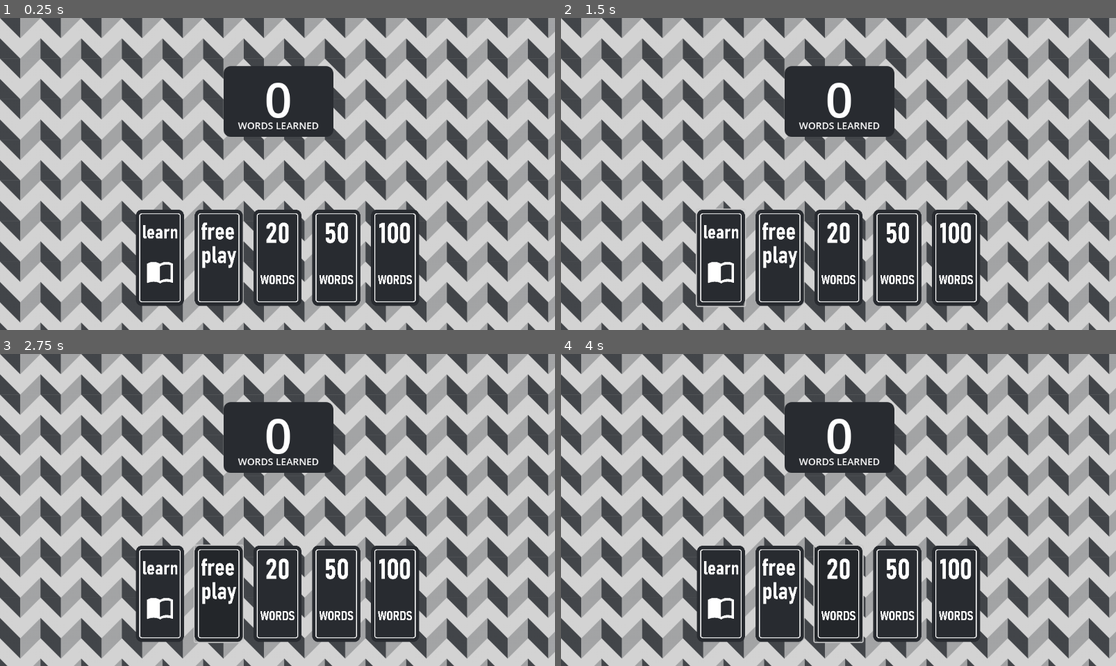
Above: before the commit, frames 1-4 (two rows, left to right).
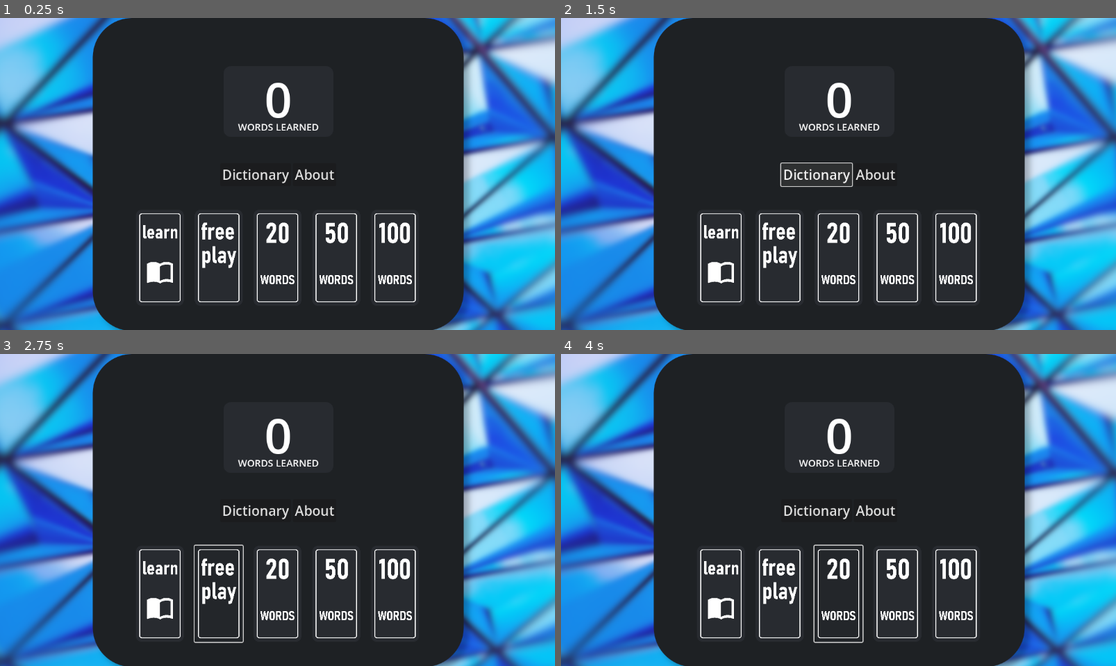
Above: after the commit, the same moments.

Repository: FrancisStudios/flashcards
Game: Godot game, scene res://home.tscn
Two runs of this game, one before a commit and one after it. Both use one fixed random seed, a clock stepped at 60 frames per second and the inputs below.
Inputs (mouse positions are in pixels of both pictures, inside the frame that each line leads up to):
- Up to frame 1 (0.25 s): no input
- Up to frame 2 (1.5 s): click (721, 258) at 0.5 s; click (816, 174) at 1.25 s, where only the run after the commit has a clickable "Dictionary"
- Up to frame 3 (2.75 s): click (216, 594) at 2 s
- Up to frame 4 (4 s): click (877, 510) at 2.75 s, where only the run after the commit has a clickable "About"; click (838, 594) at 3.5 s

The runs differ from the first frame. In frame 1, 82% of the frame differs, in the area x 0-100%, y 0-100%; in frame 2, 82%; in frame 3, 82%; in frame 4, 82%.

Commit message:
added basic buttons + new bg

Diff:
--- a/home.tscn
+++ b/home.tscn
@@ -1,9 +1,10 @@
-[gd_scene load_steps=10 format=3 uid="uid://dwj1hmu2kxjhu"]
+[gd_scene load_steps=11 format=3 uid="uid://dwj1hmu2kxjhu"]
 
 [ext_resource type="Texture2D" uid="uid://f3mycp5hxcrh" path="res://imageres/home-bg.png" id="1_7rpyi"]
 [ext_resource type="Script" path="res://src/menu.gd" id="1_lutdr"]
 [ext_resource type="Theme" uid="uid://bewjv7we810ek" path="res://main-style.tres" id="2_ukui7"]
 [ext_resource type="Theme" uid="uid://bhsxb0kpml2qg" path="res://src/styles/menu-buttons/learn-btn.tres" id="3_me4wh"]
+[ext_resource type="Theme" uid="uid://di1u0eq2ykw6s" path="res://src/styles/menu-buttons/default-buttons-theme.tres" id="4_te6x4"]
 [ext_resource type="Theme" uid="uid://c4jy3i3fqrgc5" path="res://src/styles/menu-buttons/freeplay-btn.tres" id="4_v273t"]
 [ext_resource type="Theme" uid="uid://b7nloi7ruv848" path="res://src/styles/menu-buttons/20.tres" id="5_6ki64"]
 [ext_resource type="Theme" uid="uid://emxtbch5vf8w" path="res://src/styles/menu-buttons/50.tres" id="6_76607"]
@@ -21,13 +22,71 @@
 grow_vertical = 2
 script = ExtResource("1_lutdr")
 
-[node name="NinePatchRect" type="NinePatchRect" parent="."]
+[node name="ParentLayout" type="NinePatchRect" parent="."]
 layout_mode = 0
 offset_right = 1155.0
 offset_bottom = 650.0
 texture = ExtResource("1_7rpyi")
 
-[node name="MarginContainer2" type="MarginContainer" parent="NinePatchRect"]
+[node name="Words Count Display" type="MarginContainer" parent="ParentLayout"]
+layout_mode = 1
+anchors_preset = 5
+anchor_left = 0.5
+anchor_right = 0.5
+offset_left = -84.0
+offset_right = 84.0
+offset_bottom = 240.0
+grow_horizontal = 2
+theme_override_constants/margin_top = 100
+
+[node name="NumberOfWords" type="Label" parent="ParentLayout/Words Count Display"]
+layout_mode = 2
+size_flags_vertical = 0
+theme = ExtResource("2_ukui7")
+text = "0
+"
+label_settings = SubResource("LabelSettings_7i1od")
+horizontal_alignment = 1
+
+[node name="WordsLearned" type="Label" parent="ParentLayout/Words Count Display"]
+layout_mode = 2
+size_flags_vertical = 8
+theme_override_font_sizes/font_size = 20
+text = "words learned"
+horizontal_alignment = 1
+uppercase = true
+
+[node name="RoundButtons" type="MarginContainer" parent="ParentLayout"]
+layout_mode = 1
+anchors_preset = 8
+anchor_left = 0.5
+anchor_top = 0.5
+anchor_right = 0.5
+anchor_bottom = 0.5
+offset_left = -73.5
+offset_top = -25.5
+offset_right = 73.5
+offset_bottom = 25.5
+grow_horizontal = 2
+grow_vertical = 2
+theme_override_constants/margin_top = 10
+theme_override_constants/margin_bottom = 10
+
+[node name="HBoxContainer" type="HBoxContainer" parent="ParentLayout/RoundButtons"]
+layout_mode = 2
+size_flags_vertical = 4
+
+[node name="DictConfig" type="Button" parent="ParentLayout/RoundButtons/HBoxContainer"]
+layout_mode = 2
+theme = ExtResource("4_te6x4")
+text = "Dictionary"
+
+[node name="About" type="Button" parent="ParentLayout/RoundButtons/HBoxContainer"]
+layout_mode = 2
+theme = ExtResource("4_te6x4")
+text = "About"
+
+[node name="Launch Cards" type="MarginContainer" parent="ParentLayout"]
 layout_mode = 0
 offset_top = 376.0
 offset_right = 1152.0
@@ -37,60 +96,32 @@
 theme_override_constants/margin_right = 20
 theme_override_constants/margin_bottom = 50
 
-[node name="HBoxContainer" type="HBoxContainer" parent="NinePatchRect/MarginContainer2"]
+[node name="HBoxContainer" type="HBoxContainer" parent="ParentLayout/Launch Cards"]
 layout_direction = 2
 layout_mode = 2
 size_flags_vertical = 8
 theme_override_constants/separation = 22
 alignment = 1
 
-[node name="Learn" type="Button" parent="NinePatchRect/MarginContainer2/HBoxContainer"]
+[node name="Learn" type="Button" parent="ParentLayout/Launch Cards/HBoxContainer"]
 custom_minimum_size = Vector2(100, 200)
 layout_mode = 2
 size_flags_horizontal = 0
 size_flags_vertical = 8
 theme = ExtResource("3_me4wh")
 
-[node name="Freeplay" type="Button" parent="NinePatchRect/MarginContainer2/HBoxContainer"]
+[node name="Freeplay" type="Button" parent="ParentLayout/Launch Cards/HBoxContainer"]
 layout_mode = 2
 theme = ExtResource("4_v273t")
 
-[node name="20" type="Button" parent="NinePatchRect/MarginContainer2/HBoxContainer"]
+[node name="20" type="Button" parent="ParentLayout/Launch Cards/HBoxContainer"]
 layout_mode = 2
 theme = ExtResource("5_6ki64")
 
-[node name="50" type="Button" parent="NinePatchRect/MarginContainer2/HBoxContainer"]
+[node name="50" type="Button" parent="ParentLayout/Launch Cards/HBoxContainer"]
 layout_mode = 2
 theme = ExtResource("6_76607")
 
-[node name="100" type="Button" parent="NinePatchRect/MarginContainer2/HBoxContainer"]
+[node name="100" type="Button" parent="ParentLayout/Launch Cards/HBoxContainer"]
 layout_mode = 2
 theme = ExtResource("7_qcna8")
-
-[node name="MarginContainer" type="MarginContainer" parent="NinePatchRect"]
-layout_mode = 1
-anchors_preset = 5
-anchor_left = 0.5
-anchor_right = 0.5
-offset_left = -20.0
-offset_right = 20.0
-offset_bottom = 40.0
-grow_horizontal = 2
-theme_override_constants/margin_top = 100
-
-[node name="NumberOfWords" type="Label" parent="NinePatchRect/MarginContainer"]
-layout_mode = 2
-size_flags_vertical = 0
-theme = ExtResource("2_ukui7")
-text = "0
-"
-label_settings = SubResource("LabelSettings_7i1od")
-horizontal_alignment = 1
-
-[node name="WordsLearned" type="Label" parent="NinePatchRect/MarginContainer"]
-layout_mode = 2
-size_flags_vertical = 8
-theme_override_font_sizes/font_size = 20
-text = "words learned"
-horizontal_alignment = 1
-uppercase = true
--- a/project.godot
+++ b/project.godot
@@ -19,6 +19,10 @@
 
 global="*res://globalAccess.gd"
 
+[display]
+
+window/size/resizable=false
+
 [rendering]
 
 renderer/rendering_method="gl_compatibility"
--- /dev/null
+++ b/src/styles/menu-buttons/default-buttons-theme.tres
@@ -0,0 +1,5 @@
+[gd_resource type="Theme" format=3 uid="uid://di1u0eq2ykw6s"]
+
+[resource]
+Button/constants/outline_size = 1
+Button/font_sizes/font_size = 28
--- /dev/null
+++ b/src/styles/menu-buttons/dict-config-bt.tres
@@ -0,0 +1,3 @@
+[gd_resource type="Theme" format=3 uid="uid://dh7pa3g7qiinu"]
+
+[resource]
Binary file added: imageres/home-bg-fg.png
Not shown, added: imageres/home-bg-fg.png.import
Binary file changed: imageres/home-bg.png
Binary file added: imageres/round-btns.png
Not shown, added: imageres/round-btns.png.import
